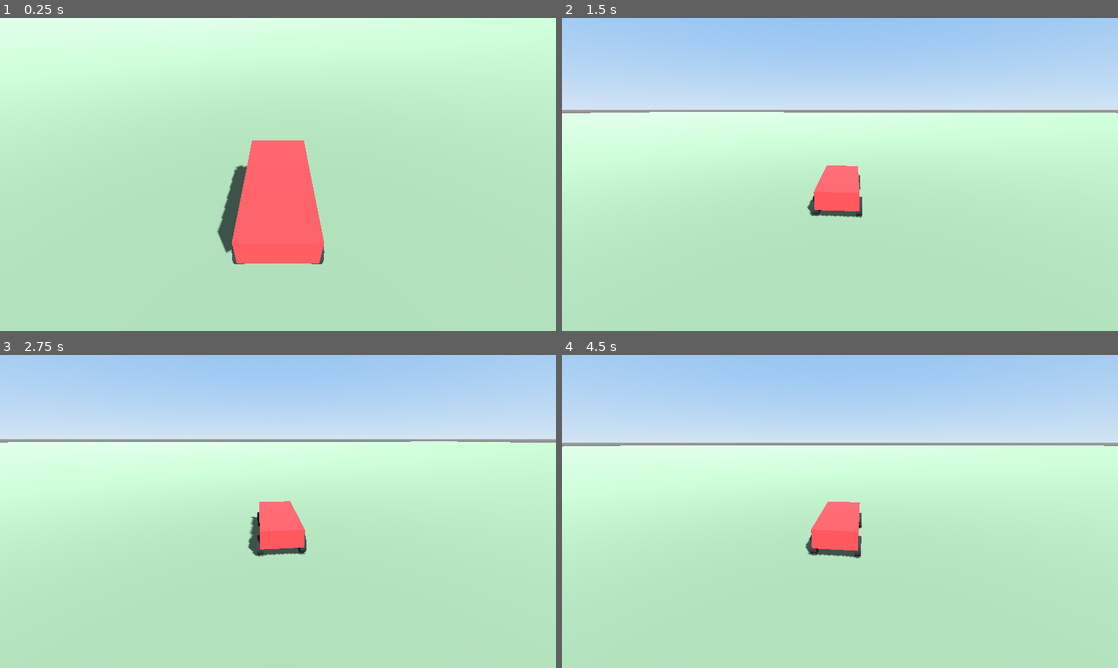
Above: before the commit, frames 1-4 (two rows, left to right).
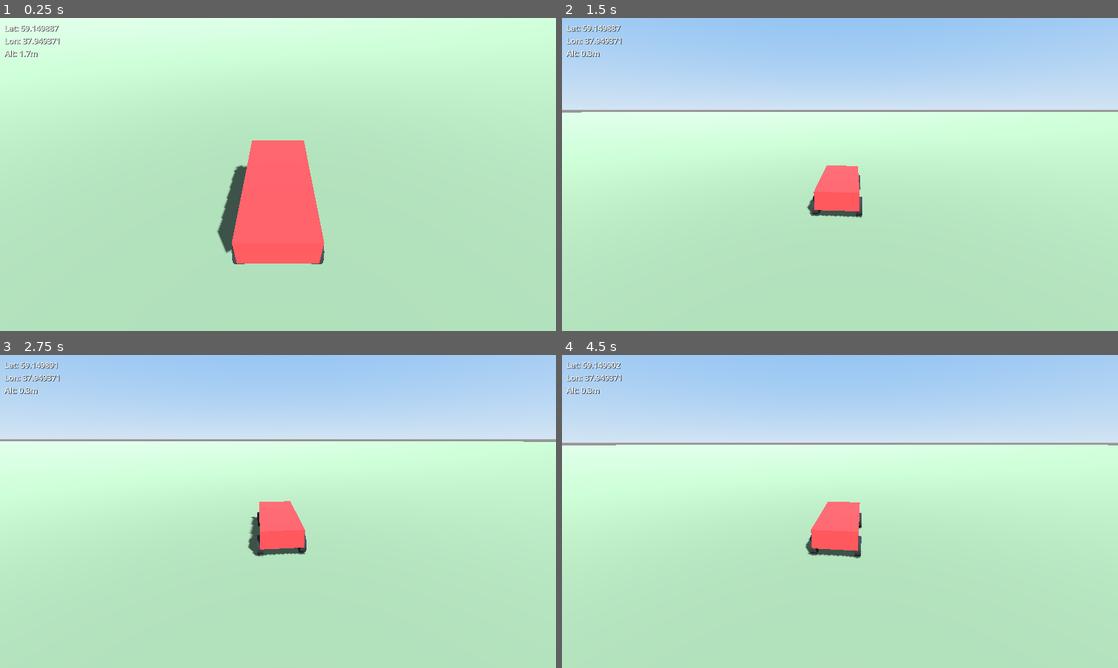
Above: after the commit, the same moments.

Repository: Krupnikas/osm-racing
Game: Godot game, scene res://main.tscn
Same seed, same stepped clock (60 frames per second), same inputs: the game is played once before the commit and once after it.
Inputs (mouse positions are in pixels of both pictures, inside the frame that each line leads up to):
- Up to frame 1 (0.25 s): no input
- Up to frame 2 (1.5 s): tap Enter (ui_accept) at 0.5, 0.77 s; move the mouse to (867, 174) at 0.52 s; hold Up (ui_up) from 0.53 s (still down); move the mouse to (812, 174) at 1.27 s
- Up to frame 3 (2.75 s): keep holding Up (ui_up); tap Enter (ui_accept) at 1.52 s; move the mouse to (289, 505) at 2.02 s
- Up to frame 4 (4.5 s): keep holding Up (ui_up); move the mouse to (834, 517) at 2.77 s; tap Enter (ui_accept) at 3.02, 3.5, 3.77 s; move the mouse to (878, 514) at 3.52 s; move the mouse to (795, 508) at 4.27 s

The runs differ from the first frame. In frame 1, 0.3% of the frame differs, in the area x 0-11%, y 2-13%; in frame 2, 0.5%; in frame 3, 0.5%; in frame 4, 0.6%, in the area x 0-100%, y 2-30%.

Commit message:
Add coordinates display UI and fix ground
- Static ground in scene (1000x1000m) for reliable collision
- Coordinates display in top-left corner (lat/lon/altitude)
- OSM terrain generates on top of static ground

Co-Authored-By: Claude Opus 4.5 <noreply@anthropic.com>

Diff:
--- a/main.tscn
+++ b/main.tscn
@@ -1,8 +1,9 @@
-[gd_scene load_steps=6 format=3 uid="uid://bmain123"]
+[gd_scene load_steps=10 format=3 uid="uid://bmain123"]
 
 [ext_resource type="PackedScene" uid="uid://bcar123" path="res://car/car.tscn" id="2_car"]
 [ext_resource type="Script" path="res://camera/follow_camera.gd" id="3_camera"]
 [ext_resource type="Script" path="res://osm/osm_terrain_generator.gd" id="4_osm"]
+[ext_resource type="Script" path="res://ui/coordinates_display.gd" id="5_coords"]
 
 [sub_resource type="ProceduralSkyMaterial" id="ProceduralSkyMaterial_sky"]
 sky_top_color = Color(0.4, 0.6, 0.9, 1)
@@ -21,7 +22,26 @@
 tonemap_mode = 2
 ssao_enabled = true
 
+[sub_resource type="BoxShape3D" id="BoxShape3D_ground"]
+size = Vector3(1000, 1, 1000)
+
+[sub_resource type="PlaneMesh" id="PlaneMesh_ground"]
+size = Vector2(1000, 1000)
+
+[sub_resource type="StandardMaterial3D" id="StandardMaterial3D_ground"]
+albedo_color = Color(0.4, 0.5, 0.4, 1)
+
 [node name="Main" type="Node3D"]
+
+[node name="StaticGround" type="StaticBody3D" parent="."]
+
+[node name="CollisionShape3D" type="CollisionShape3D" parent="StaticGround"]
+transform = Transform3D(1, 0, 0, 0, 1, 0, 0, 0, 1, 0, -0.5, 0)
+shape = SubResource("BoxShape3D_ground")
+
+[node name="MeshInstance3D" type="MeshInstance3D" parent="StaticGround"]
+mesh = SubResource("PlaneMesh_ground")
+surface_material_override/0 = SubResource("StandardMaterial3D_ground")
 
 [node name="OSMTerrain" type="Node3D" parent="."]
 script = ExtResource("4_osm")
@@ -44,3 +64,20 @@
 
 [node name="WorldEnvironment" type="WorldEnvironment" parent="."]
 environment = SubResource("Environment_main")
+
+[node name="UI" type="CanvasLayer" parent="."]
+
+[node name="CoordsLabel" type="Label" parent="UI"]
+offset_left = 10.0
+offset_top = 10.0
+offset_right = 250.0
+offset_bottom = 80.0
+theme_override_colors/font_color = Color(1, 1, 1, 1)
+theme_override_colors/font_shadow_color = Color(0, 0, 0, 0.8)
+theme_override_constants/shadow_offset_x = 1
+theme_override_constants/shadow_offset_y = 1
+theme_override_font_sizes/font_size = 18
+script = ExtResource("5_coords")
+car_path = NodePath("../../Car")
+start_lat = 59.149886
+start_lon = 37.94937
--- a/osm/osm_terrain_generator.gd
+++ b/osm/osm_terrain_generator.gd
@@ -43,7 +43,8 @@
 	osm_loader.data_loaded.connect(_on_osm_data_loaded)
 	osm_loader.load_failed.connect(_on_osm_load_failed)
 
-	_create_base_terrain()
+	# Terrain уже в сцене, только загружаем OSM данные
+	print("OSM: Starting data load...")
 	osm_loader.load_area(start_lat, start_lon, area_radius)
 
 func _create_base_terrain() -> void:
@@ -52,23 +53,30 @@
 	terrain_body.name = "TerrainBody"
 	add_child(terrain_body)
 
+	# Коллизия - плоский бокс на уровне Y=0
 	var collision := CollisionShape3D.new()
+	collision.name = "TerrainCollision"
 	var box_shape := BoxShape3D.new()
-	box_shape.size = Vector3(area_radius * 2.5, 1, area_radius * 2.5)
+	var terrain_size := area_radius * 3.0
+	box_shape.size = Vector3(terrain_size, 1.0, terrain_size)
 	collision.shape = box_shape
-	collision.position.y = -0.5
+	collision.position = Vector3(0, -0.5, 0)
 	terrain_body.add_child(collision)
 
+	# Визуальный меш
 	terrain_mesh = MeshInstance3D.new()
 	terrain_mesh.name = "TerrainMesh"
 	var plane := PlaneMesh.new()
-	plane.size = Vector2(area_radius * 2.5, area_radius * 2.5)
+	plane.size = Vector2(terrain_size, terrain_size)
 	terrain_mesh.mesh = plane
+	terrain_mesh.position = Vector3(0, 0, 0)
 
 	var material := StandardMaterial3D.new()
 	material.albedo_color = COLORS["default"]
 	terrain_mesh.material_override = material
 	terrain_body.add_child(terrain_mesh)
+
+	print("OSM: Base terrain created, size: ", terrain_size, "m")
 
 func _on_osm_load_failed(error: String) -> void:
 	push_error("OSM load failed: " + error)
--- /dev/null
+++ b/ui/coordinates_display.gd
@@ -0,0 +1,26 @@
+extends Label
+
+@export var car_path: NodePath
+@export var start_lat := 59.149886
+@export var start_lon := 37.949370
+
+var _car: Node3D
+
+func _ready() -> void:
+	if car_path:
+		_car = get_node(car_path)
+
+func _process(_delta: float) -> void:
+	if not _car:
+		return
+
+	var pos := _car.global_position
+	var coords := local_to_latlon(pos.x, pos.z)
+
+	text = "Lat: %.6f\nLon: %.6f\nAlt: %.1fm" % [coords.x, coords.y, pos.y]
+
+func local_to_latlon(x: float, z: float) -> Vector2:
+	# Обратная конвертация из локальных метров в lat/lon
+	var lat := start_lat + z / 111000.0
+	var lon := start_lon + x / (111000.0 * cos(deg_to_rad(start_lat)))
+	return Vector2(lat, lon)
